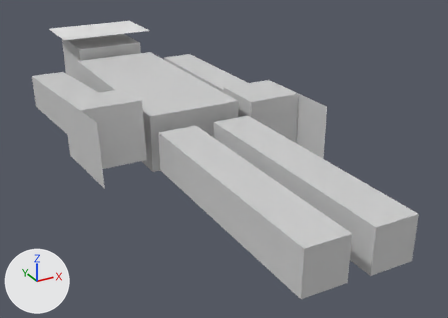
What one commit did to the COLLADA model netclient/media/mesh/player.dae.
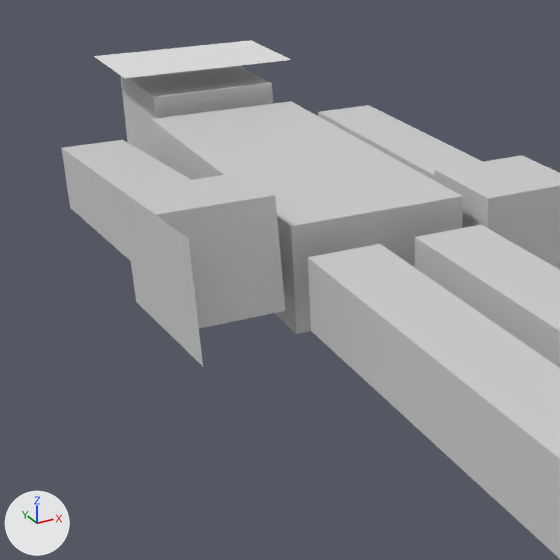
Each version is shown whole from a 50 mm lens placed at (-3.29, -7.73, 2.95), pointed at (0.42, -0.97, -0.42), then close up on the part from 0% to 64% of the width and 0% to 91% of the height. The lights are fixed; the arrows at lower left show +X, +Y and +Z. Where no turn or scale is listed for an object, it has been applied to the vertices.

Objects in the first close-up: 'arm_L', 'arm_R', 'claw_L', 'face_overlay', 'fist_L', 'fist_R', 'helmet', 'leg_L', 'leg_R', 'torso'.
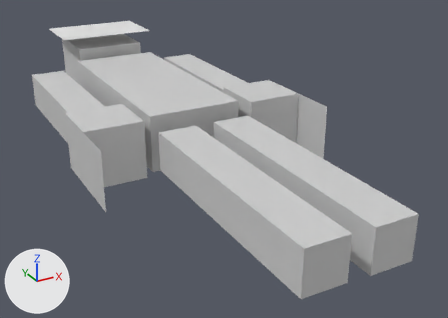
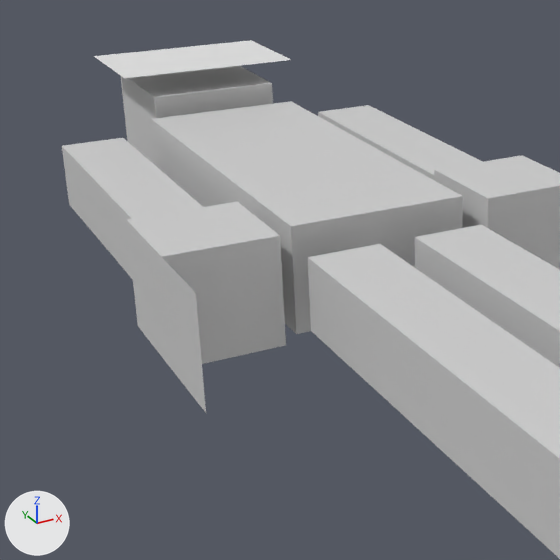
Changed parts and their boxes [x1, y1, x2, y2] in the close-ups (560 x 560 px):
```json
{"object": "fist_R", "change": "moved, turned", "before": [122, 174, 285, 334], "after": [126, 202, 286, 369]}
{"object": "arm_R", "change": "moved, turned", "before": [62, 140, 191, 261], "after": [62, 138, 203, 279]}
{"object": "claw_L", "change": "moved, turned", "before": [155, 215, 203, 366], "after": [162, 258, 206, 413]}
```

Scene script edits in JSON lines:
```json
{"op": "set", "path": "ob_arm_r.rotation_euler", "old": "(-0.0873, 0.0, 0.0)", "new": "(0.0, 0.0, 0.0)", "note": "degrees (-5, 0, 0) -> degrees (0, 0, 0)"}
{"op": "set", "path": "ob_arm_r.location", "old": "(-1.125, 0.256, 0.131)", "new": "(-1.125, 0.25, 0.0)"}
{"op": "set", "path": "ob_fist_r.rotation_euler", "old": "(-0.0873, 0.0, 0.0)", "new": "(0.0, 0.0, 0.0)", "note": "degrees (-5, 0, 0) -> degrees (0, 0, 0)"}
{"op": "set", "path": "ob_fist_r.location", "old": "(-1.125, -0.242, 0.174)", "new": "(-1.125, -0.25, 0.0)"}
{"op": "set", "path": "ob_claw_l.location", "old": "(-1.5, -1.363, 0.272)", "new": "(-1.5, -1.375, 0.0)"}
{"op": "set", "path": "ob_claw_l.rotation_euler", "old": "(-1.574, -1.502, 1.57)", "new": "(1.564, -1.553, -1.568)", "note": "degrees (-90, -86, 90) -> degrees (90, -89, -90)"}
```
